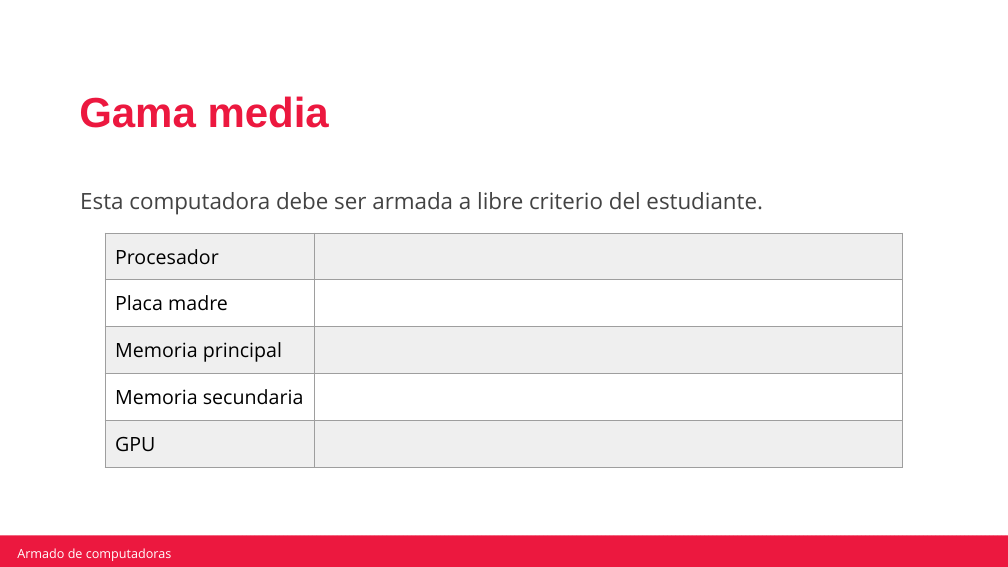
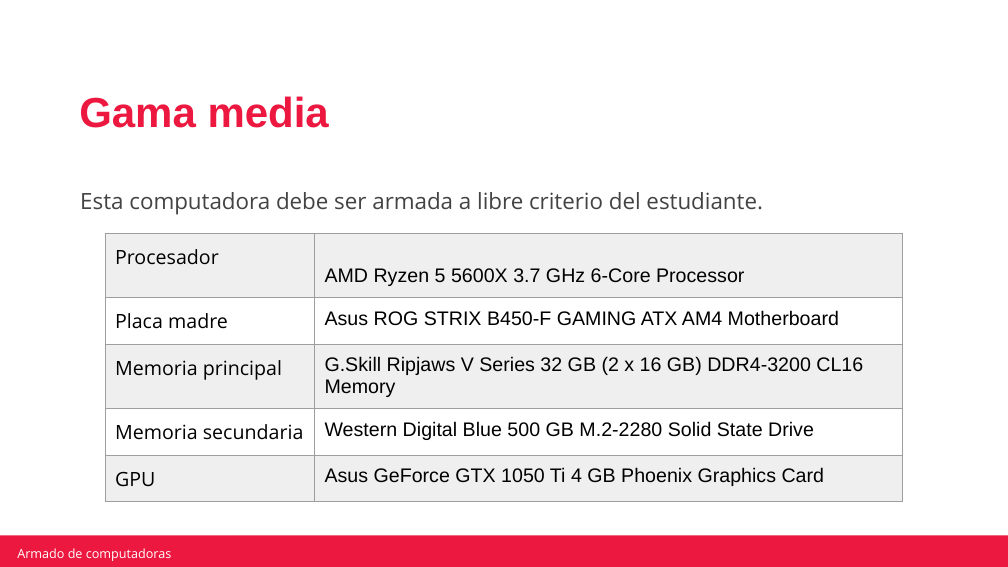
Before and after one commit to robertotorfe/Mochila-Camada-2-0522, a slide deck: slide 16 of Actividad integradora armado de computadoras.pptx. Drawn at 1008x567 pixels with LibreOffice and Linux fonts; fonts in the diff are those of the drawing; background and template pictures are left out. Boxes give left, top, right and bottom in pixels: in the first picture for what was removed or moved away, otherwise in the second. Text is boxed around its words. In the diff, an @@ line names an element or a change of style, - is before the commit and + after.

```diff
--- a/Actividad integradora armado de computadoras.pptx
+++ b/Actividad integradora armado de computadoras.pptx
@@ table at box(105, 233, 903, 498) @@
-row 1, column 2: 
+row 1, column 2: AMD Ryzen 5 5600X 3.7 GHz 6-Core Processor
-row 2, column 2: 
+row 2, column 2: Asus ROG STRIX B450-F GAMING ATX AM4 Motherboard
-row 3, column 2: 
+row 3, column 2: G.Skill Ripjaws V Series 32 GB (2 x 16 GB) DDR4-3200 CL16 Memory
-row 4, column 2: 
+row 4, column 2: Western Digital Blue 500 GB M.2-2280 Solid State Drive
-row 5, column 2: 
+row 5, column 2: Asus GeForce GTX 1050 Ti 4 GB Phoenix Graphics Card
```
Also in this commit, not shown: 8 other slides changed.
